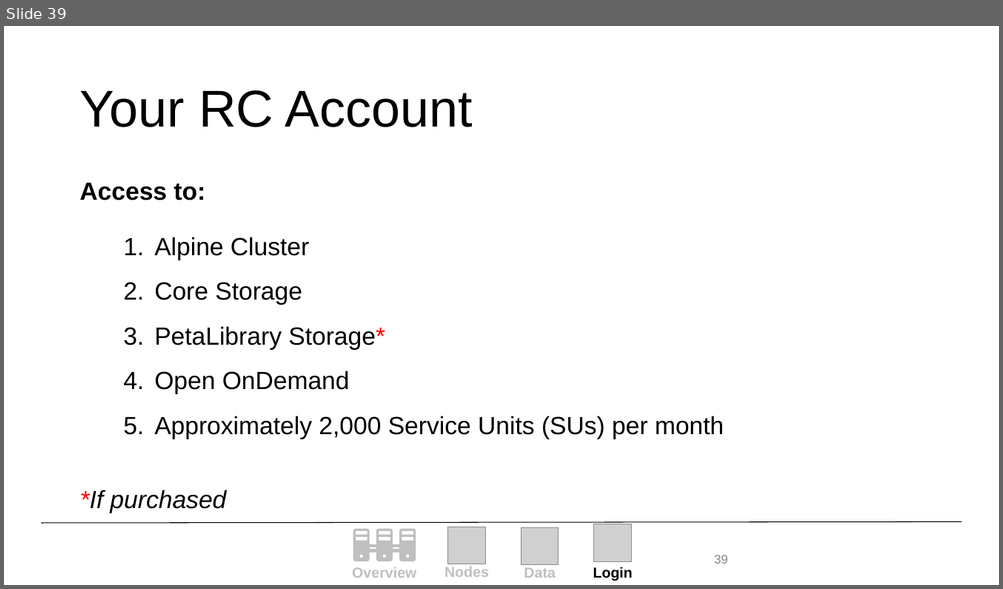
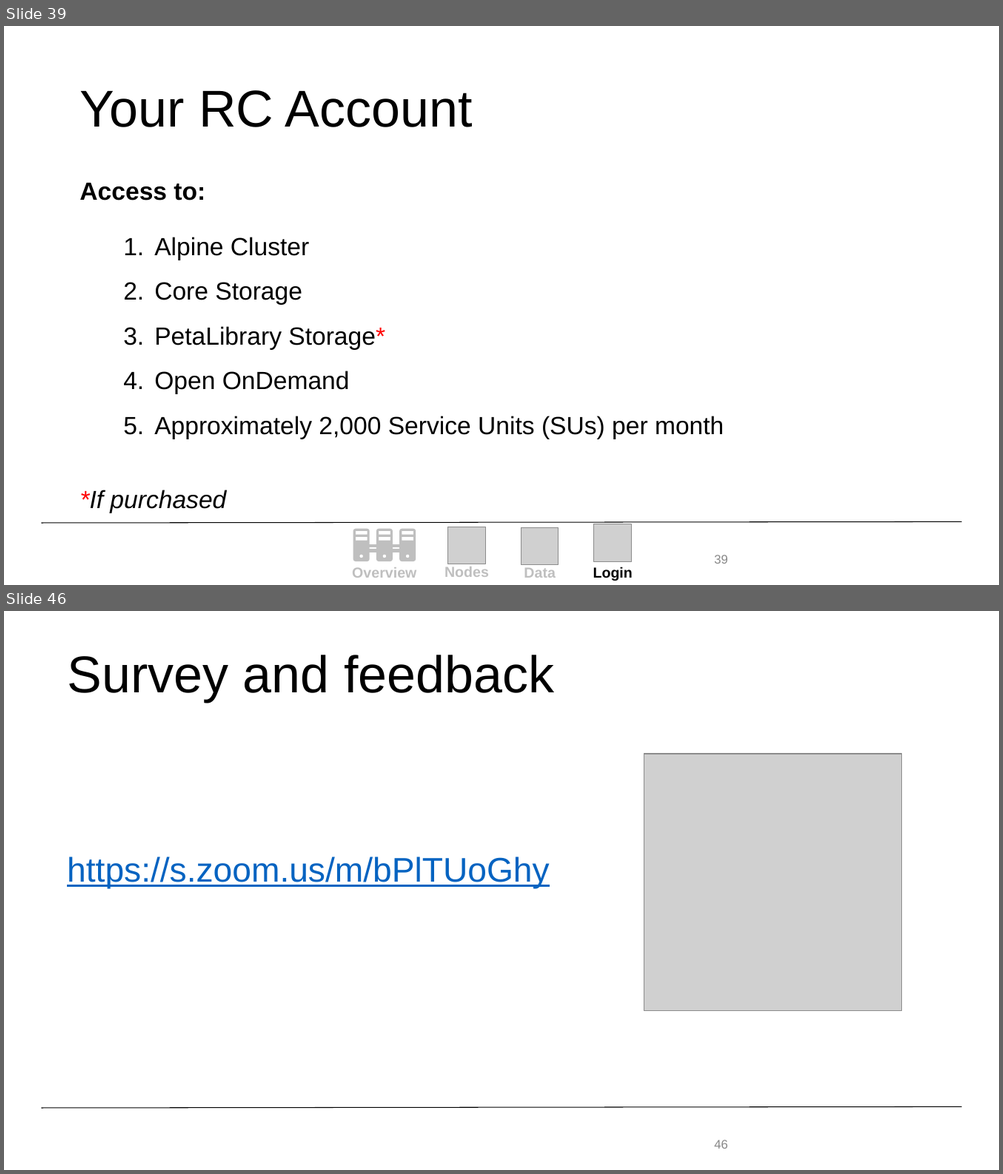
Before and after one commit to ResearchComputing/New_User_Seminar, a slide deck: Alpine_New_User_Seminar.pptx. Shown one above the other, each under a label of ours: slide 39 before the commit, slides 39 and 46 after it; the slides between them are not shown. The pictures are 1003x589 and 1003x1174 pixels, drawn with LibreOffice and Linux fonts; fonts in the diff are those of the drawing; grey boxes stand for pictures; background and template pictures are left out. Boxes give left, top, right and bottom in pixels: in the first picture for what was removed or moved away, otherwise in the second. Text is boxed around its words. In the diff, an @@ line names an element or a change of style, - is before the commit and + after.

```diff
--- a/Alpine_New_User_Seminar.pptx
+++ b/Alpine_New_User_Seminar.pptx
@@ slide 46 added at [4,611,999,1170], background #FFFFFF; not listed: 1 template element that a slide beside it also shows @@
@@ title added at [68,655,554,702], 50 pt, text #000000 @@
+Survey and feedback
@@ picture added at [644,754,902,1011] @@
@@ text added at [67,857,549,889], 33 pt, text #0563C1, underline @@
+https://s.zoom.us/m/bPlTUoGhy
@@ page number added at [714,1140,728,1149], 12 pt, text #888888 @@
+46
```
Also in this commit, not shown: 10 slides changed, 2 slides removed, 1 other file.
